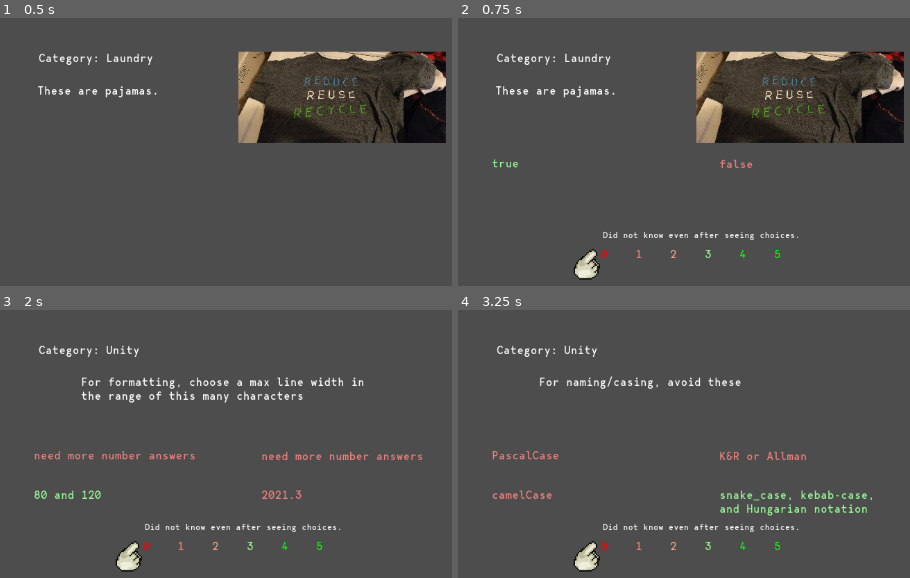
Above: before the commit, frames 1-4 (two rows, left to right).
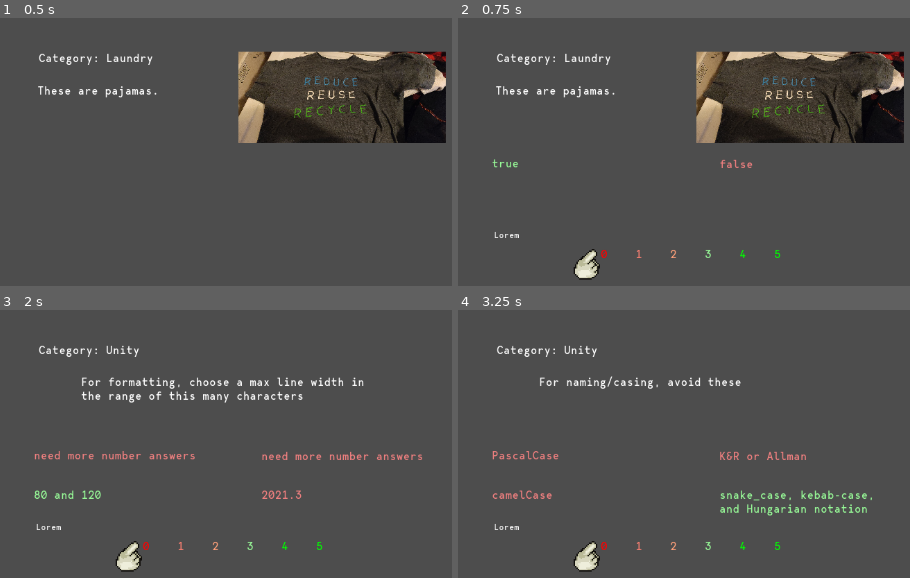
Above: after the commit, the same moments.

Repository: auburnbit/mificat
Game: Godot game, scene res://main.tscn
The game is run twice, just before and just after one commit, with the same random seed, the same clock (stepped at 60 frames per second) and the same inputs.
Inputs:
- Up to frame 1 (0.5 s): no input
- Up to frame 2 (0.75 s): tap Enter (ui_accept) at 0.5 s; hold Right (ui_right) from 0.53 s (still down); hold Enter (ui_accept) from 0.53 s (still down)
- Up to frame 3 (2 s): release Right (ui_right) at 1.28 s; release Enter (ui_accept) at 1.28 s; hold Down (ui_down) from 1.28 s (still down); tap Enter (ui_accept) at 1.35, 1.52, 1.82 s
- Up to frame 4 (3.25 s): release Down (ui_down) at 2.03 s; hold Right (ui_right) 2.03-2.78 s; hold Enter (ui_accept) 2.03-2.78 s; hold Up (ui_up) from 2.78 s (still down); tap Enter (ui_accept) at 2.85, 3.02 s

Frame 1 is identical in both runs. In frame 2, 0.4% of the frame differs, in the area x 7-76%, y 79-83%; in frame 3, 0.4%; in frame 4, 0.4%.

Commit message:
added basic results screen

Diff:
--- a/Quiz Program 2.0/Quiz.gd
+++ b/Quiz Program 2.0/Quiz.gd
@@ -14,7 +14,6 @@
 	if visible:
 
 		update_cursor_draw_location()
-
 
 		var card = CardDict.quiz_cards[card_number]
 		$Prompt/CategoryLabel/CategoryText.text = str(card.category)
@@ -34,18 +33,32 @@
 			$Prompt/PromptLabel/ImagePrompt.visible = true
 			$Prompt/PromptLabel/ImagePromptText.visible = true
 
-		# perhaps make this show_feedback()
+		# perhaps make this: show_feedback()
+
 		if quiz_step == "prompt":
+			$Prompt.visible = true
+			$Choices.visible = false
 			$Feedback.visible = false
-			$Answers.visible = false
+			$Results.visible = false
 
 		if quiz_step == "choices":
+			$Prompt.visible = true
+			$Choices.visible = true
 			$Feedback.visible = false
-			$Answers.visible = true
+			$Results.visible = false
 
 		if quiz_step == "feedback":
+			$Prompt.visible = true
+			$Choices.visible = true
 			$Feedback.visible = true
-			$Answers.visible = true
+			$Results.visible = false
+
+		if quiz_step == "results":
+			$Prompt.visible = false
+			$Choices.visible = false
+			$Feedback.visible = false
+			$Results.visible = true
+
 			match cursorIndex:
 				0:
 					$Feedback/FeedbackText.text = "[center]Did not know even after seeing choices.[/center]"
@@ -71,13 +84,13 @@
 		$Cursor.visible = true
 		match cursorIndex:
 			0:
-				$Cursor.position = $Answers/Answer0.position + question_offset
+				$Cursor.position = $Choices/Answer0.position + question_offset
 			1:
-				$Cursor.position = $Answers/Answer1.position + question_offset
+				$Cursor.position = $Choices/Answer1.position + question_offset
 			2:
-				$Cursor.position = $Answers/Answer2.position + question_offset
+				$Cursor.position = $Choices/Answer2.position + question_offset
 			3:
-				$Cursor.position = $Answers/Answer3.position + question_offset
+				$Cursor.position = $Choices/Answer3.position + question_offset
 
 	elif quiz_step == "feedback":
 		$Cursor.visible = true
@@ -172,7 +185,10 @@
 		if event.is_action_pressed("ui_accept"):
 			$"../CursorFeedback".play()
 			quiz_step = "prompt"
-			card_number += 1
+			if card_number < CardDict.quiz_cards.size() - 1:
+				card_number += 1
+			else:
+				quiz_step = "results"
 			cursorIndex = 0
 
 func color_answers_appropriately():
@@ -182,22 +198,22 @@
 		wrong_color = "[color=Lightcoral]"
 		right_color = "[color=Palegreen]"
 
-	$Answers/Answer0.text = wrong_color + CardDict.quiz_cards[card_number].answer_list[0] + "[/color]"
-	$Answers/Answer1.text = wrong_color + CardDict.quiz_cards[card_number].answer_list[1] + "[/color]"
+	$Choices/Answer0.text = wrong_color + CardDict.quiz_cards[card_number].answer_list[0] + "[/color]"
+	$Choices/Answer1.text = wrong_color + CardDict.quiz_cards[card_number].answer_list[1] + "[/color]"
 	#if true or false we don't have answers 2 or 3
 	if CardDict.quiz_cards[card_number].question_type == "multiple choice":
-		$Answers/Answer2.text = wrong_color + CardDict.quiz_cards[card_number].answer_list[2] + "[/color]"
-		$Answers/Answer3.text = wrong_color + CardDict.quiz_cards[card_number].answer_list[3] + "[/color]"
+		$Choices/Answer2.text = wrong_color + CardDict.quiz_cards[card_number].answer_list[2] + "[/color]"
+		$Choices/Answer3.text = wrong_color + CardDict.quiz_cards[card_number].answer_list[3] + "[/color]"
 	elif CardDict.quiz_cards[card_number].question_type == "true or false":
-		$Answers/Answer2.text = ""
-		$Answers/Answer3.text = ""
+		$Choices/Answer2.text = ""
+		$Choices/Answer3.text = ""
 
 	match CardDict.quiz_cards[card_number].correct_index:
 		0:
-			$Answers/Answer0.text = right_color + CardDict.quiz_cards[card_number].answer_list[0] + "[/color]"
+			$Choices/Answer0.text = right_color + CardDict.quiz_cards[card_number].answer_list[0] + "[/color]"
 		1:
-			$Answers/Answer1.text = right_color + CardDict.quiz_cards[card_number].answer_list[1] + "[/color]"
+			$Choices/Answer1.text = right_color + CardDict.quiz_cards[card_number].answer_list[1] + "[/color]"
 		2:
-			$Answers/Answer2.text = right_color + CardDict.quiz_cards[card_number].answer_list[2] + "[/color]"
+			$Choices/Answer2.text = right_color + CardDict.quiz_cards[card_number].answer_list[2] + "[/color]"
 		3:
-			$Answers/Answer3.text = right_color + CardDict.quiz_cards[card_number].answer_list[3] + "[/color]"
+			$Choices/Answer3.text = right_color + CardDict.quiz_cards[card_number].answer_list[3] + "[/color]"
--- a/Quiz Program 2.0/main.tscn
+++ b/Quiz Program 2.0/main.tscn
@@ -20,12 +20,13 @@
 grow_horizontal = 2
 grow_vertical = 2
 
-[node name="Quiz" type="Node2D" parent="."]
+[node name="QuizProgram" type="Node2D" parent="."]
 script = ExtResource("4_yynlu")
 
-[node name="Prompt" type="Node2D" parent="Quiz"]
-
-[node name="PromptLabel" type="Label" parent="Quiz/Prompt"]
+[node name="Prompt" type="Node2D" parent="QuizProgram"]
+visible = false
+
+[node name="PromptLabel" type="Label" parent="QuizProgram/Prompt"]
 z_as_relative = false
 offset_left = 99.0
 offset_top = 107.0
@@ -33,7 +34,8 @@
 offset_bottom = 142.0
 theme_override_fonts/font = ExtResource("1_i8h4u")
 
-[node name="PromptText" type="RichTextLabel" parent="Quiz/Prompt/PromptLabel"]
+[node name="PromptText" type="RichTextLabel" parent="QuizProgram/Prompt/PromptLabel"]
+layout_mode = 0
 offset_left = 61.0
 offset_top = 1.0
 offset_right = 508.0
@@ -42,7 +44,7 @@
 bbcode_enabled = true
 text = "Lorem ipsum dolor sit amet, consectetur adipiscing elit, sed do eiusmod tempor incididunt ut labore et dolore magna aliqua. Ut enim ad"
 
-[node name="ImagePromptText" type="RichTextLabel" parent="Quiz/Prompt/PromptLabel"]
+[node name="ImagePromptText" type="RichTextLabel" parent="QuizProgram/Prompt/PromptLabel"]
 visible = false
 layout_mode = 0
 offset_left = -2.0
@@ -53,7 +55,7 @@
 bbcode_enabled = true
 text = "Lorem ipsum dolor sit amet, consectetur adipiscing elit, sed do eiusmod tempor incididunt ut labore et dolore magna aliqua. Ut enim ad"
 
-[node name="ImagePrompt" type="TextureRect" parent="Quiz/Prompt/PromptLabel"]
+[node name="ImagePrompt" type="TextureRect" parent="QuizProgram/Prompt/PromptLabel"]
 visible = false
 layout_mode = 0
 offset_left = 288.0
@@ -64,7 +66,7 @@
 expand_mode = 1
 stretch_mode = 6
 
-[node name="CategoryLabel" type="Label" parent="Quiz/Prompt"]
+[node name="CategoryLabel" type="Label" parent="QuizProgram/Prompt"]
 z_as_relative = false
 offset_left = 99.0
 offset_top = 62.0
@@ -73,7 +75,7 @@
 theme_override_fonts/font = ExtResource("1_i8h4u")
 text = "Category:"
 
-[node name="CategoryText" type="RichTextLabel" parent="Quiz/Prompt/CategoryLabel"]
+[node name="CategoryText" type="RichTextLabel" parent="QuizProgram/Prompt/CategoryLabel"]
 layout_mode = 0
 offset_left = 97.0
 offset_right = 229.0
@@ -82,10 +84,10 @@
 bbcode_enabled = true
 text = "Lorem ipsum"
 
-[node name="Answers" type="Node2D" parent="Quiz"]
-visible = false
-
-[node name="Answer0" type="RichTextLabel" parent="Quiz/Answers"]
+[node name="Choices" type="Node2D" parent="QuizProgram"]
+visible = false
+
+[node name="Answer0" type="RichTextLabel" parent="QuizProgram/Choices"]
 offset_left = 92.0
 offset_top = 214.0
 offset_right = 364.0
@@ -94,7 +96,7 @@
 bbcode_enabled = true
 text = "Lorem ipsum dolor sit amet"
 
-[node name="Answer1" type="RichTextLabel" parent="Quiz/Answers"]
+[node name="Answer1" type="RichTextLabel" parent="QuizProgram/Choices"]
 offset_left = 420.0
 offset_top = 215.0
 offset_right = 692.0
@@ -103,7 +105,7 @@
 bbcode_enabled = true
 text = "Lorem ipsum dolor sit amet"
 
-[node name="Answer2" type="RichTextLabel" parent="Quiz/Answers"]
+[node name="Answer2" type="RichTextLabel" parent="QuizProgram/Choices"]
 offset_left = 92.0
 offset_top = 271.0
 offset_right = 364.0
@@ -112,7 +114,7 @@
 bbcode_enabled = true
 text = "Lorem ipsum dolor sit amet"
 
-[node name="Answer3" type="RichTextLabel" parent="Quiz/Answers"]
+[node name="Answer3" type="RichTextLabel" parent="QuizProgram/Choices"]
 offset_left = 420.0
 offset_top = 271.0
 offset_right = 692.0
@@ -121,11 +123,11 @@
 bbcode_enabled = true
 text = "Lorem ipsum dolor sit amet"
 
-[node name="Feedback" type="Node2D" parent="Quiz"]
+[node name="Feedback" type="Node2D" parent="QuizProgram"]
 visible = false
 position = Vector2(449, 305)
 
-[node name="Feedback0" type="RichTextLabel" parent="Quiz/Feedback"]
+[node name="Feedback0" type="RichTextLabel" parent="QuizProgram/Feedback"]
 offset_left = -200.0
 offset_top = 40.0
 offset_right = -160.0
@@ -135,7 +137,7 @@
 text = "[color=red]0[/color]"
 metadata/_edit_use_anchors_ = true
 
-[node name="Feedback1" type="RichTextLabel" parent="Quiz/Feedback"]
+[node name="Feedback1" type="RichTextLabel" parent="QuizProgram/Feedback"]
 offset_left = -150.0
 offset_top = 40.0
 offset_right = -110.0
@@ -146,7 +148,7 @@
 "
 metadata/_edit_use_anchors_ = true
 
-[node name="Feedback2" type="RichTextLabel" parent="Quiz/Feedback"]
+[node name="Feedback2" type="RichTextLabel" parent="QuizProgram/Feedback"]
 offset_left = -100.0
 offset_top = 40.0
 offset_right = -60.0
@@ -157,7 +159,7 @@
 "
 metadata/_edit_use_anchors_ = true
 
-[node name="Feedback3" type="RichTextLabel" parent="Quiz/Feedback"]
+[node name="Feedback3" type="RichTextLabel" parent="QuizProgram/Feedback"]
 offset_left = -50.0
 offset_top = 40.0
 offset_right = -10.0
@@ -168,7 +170,7 @@
 "
 metadata/_edit_use_anchors_ = true
 
-[node name="Feedback4" type="RichTextLabel" parent="Quiz/Feedback"]
+[node name="Feedback4" type="RichTextLabel" parent="QuizProgram/Feedback"]
 offset_top = 40.0
 offset_right = 40.0
 offset_bottom = 80.0
@@ -178,7 +180,7 @@
 "
 metadata/_edit_use_anchors_ = true
 
-[node name="Feedback5" type="RichTextLabel" parent="Quiz/Feedback"]
+[node name="Feedback5" type="RichTextLabel" parent="QuizProgram/Feedback"]
 offset_left = 50.0
 offset_top = 40.0
 offset_right = 90.0
@@ -188,7 +190,7 @@
 text = "[color=Lime]5[/color]"
 metadata/_edit_use_anchors_ = true
 
-[node name="FeedbackText" type="RichTextLabel" parent="Quiz/Feedback"]
+[node name="FeedbackText" type="RichTextLabel" parent="QuizProgram/Feedback"]
 offset_left = -354.0
 offset_top = 15.0
 offset_right = 246.0
@@ -199,9 +201,45 @@
 text = "Lorem"
 metadata/_edit_use_anchors_ = true
 
-[node name="Results" type="Node2D" parent="Quiz"]
-
-[node name="Cursor" type="Sprite2D" parent="Quiz"]
+[node name="Results" type="Node2D" parent="QuizProgram"]
+
+[node name="NumberCorrect" type="RichTextLabel" parent="QuizProgram/Results"]
+offset_left = 291.0
+offset_top = 19.0
+offset_right = 491.0
+offset_bottom = 70.0
+theme_override_fonts/normal_font = ExtResource("1_i8h4u")
+bbcode_enabled = true
+text = "## out of ## correct"
+
+[node name="PercentCorrect" type="RichTextLabel" parent="QuizProgram/Results"]
+offset_left = 267.0
+offset_top = 45.0
+offset_right = 515.0
+offset_bottom = 96.0
+theme_override_fonts/normal_font = ExtResource("1_i8h4u")
+bbcode_enabled = true
+text = "###% correct, ###% needed"
+
+[node name="FailureText" type="RichTextLabel" parent="QuizProgram/Results"]
+offset_left = 349.0
+offset_top = 142.0
+offset_right = 439.0
+offset_bottom = 193.0
+theme_override_fonts/normal_font = ExtResource("1_i8h4u")
+bbcode_enabled = true
+text = "Failure!"
+
+[node name="PunishmentText" type="RichTextLabel" parent="QuizProgram/Results"]
+offset_left = 125.0
+offset_top = 219.0
+offset_right = 676.0
+offset_bottom = 271.0
+theme_override_fonts/normal_font = ExtResource("1_i8h4u")
+bbcode_enabled = true
+text = "Punishment punishment punishment punishment punishment!"
+
+[node name="Cursor" type="Sprite2D" parent="QuizProgram"]
 texture_filter = 1
 position = Vector2(65, 241)
 scale = Vector2(2, 2)
